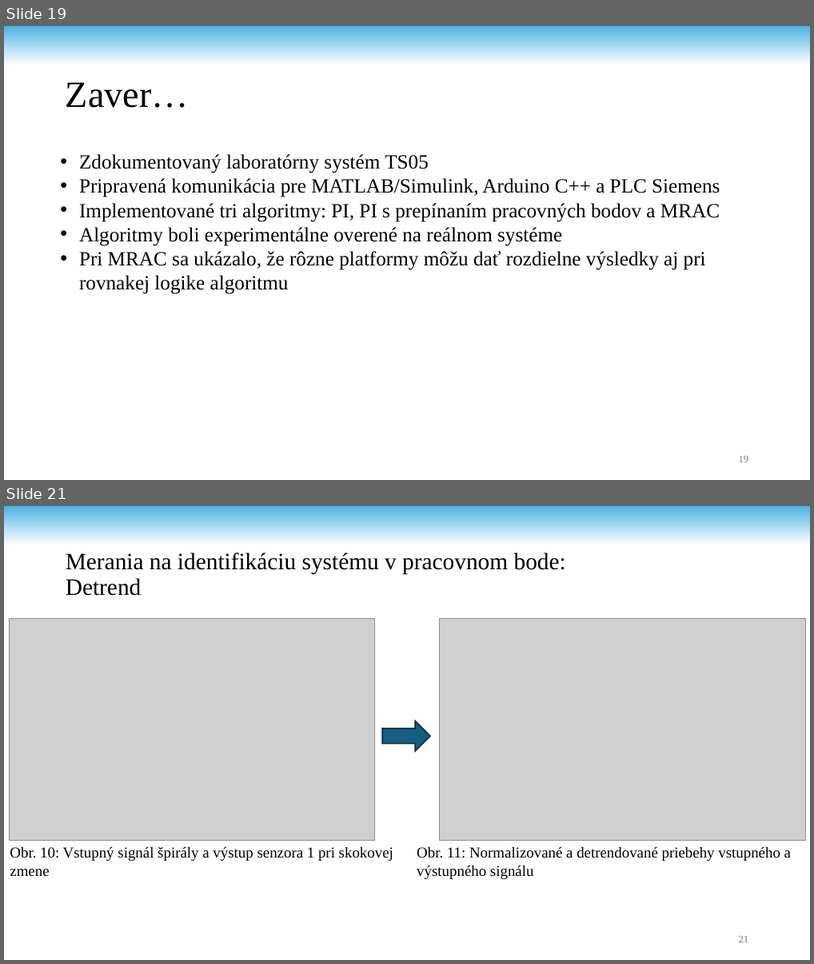
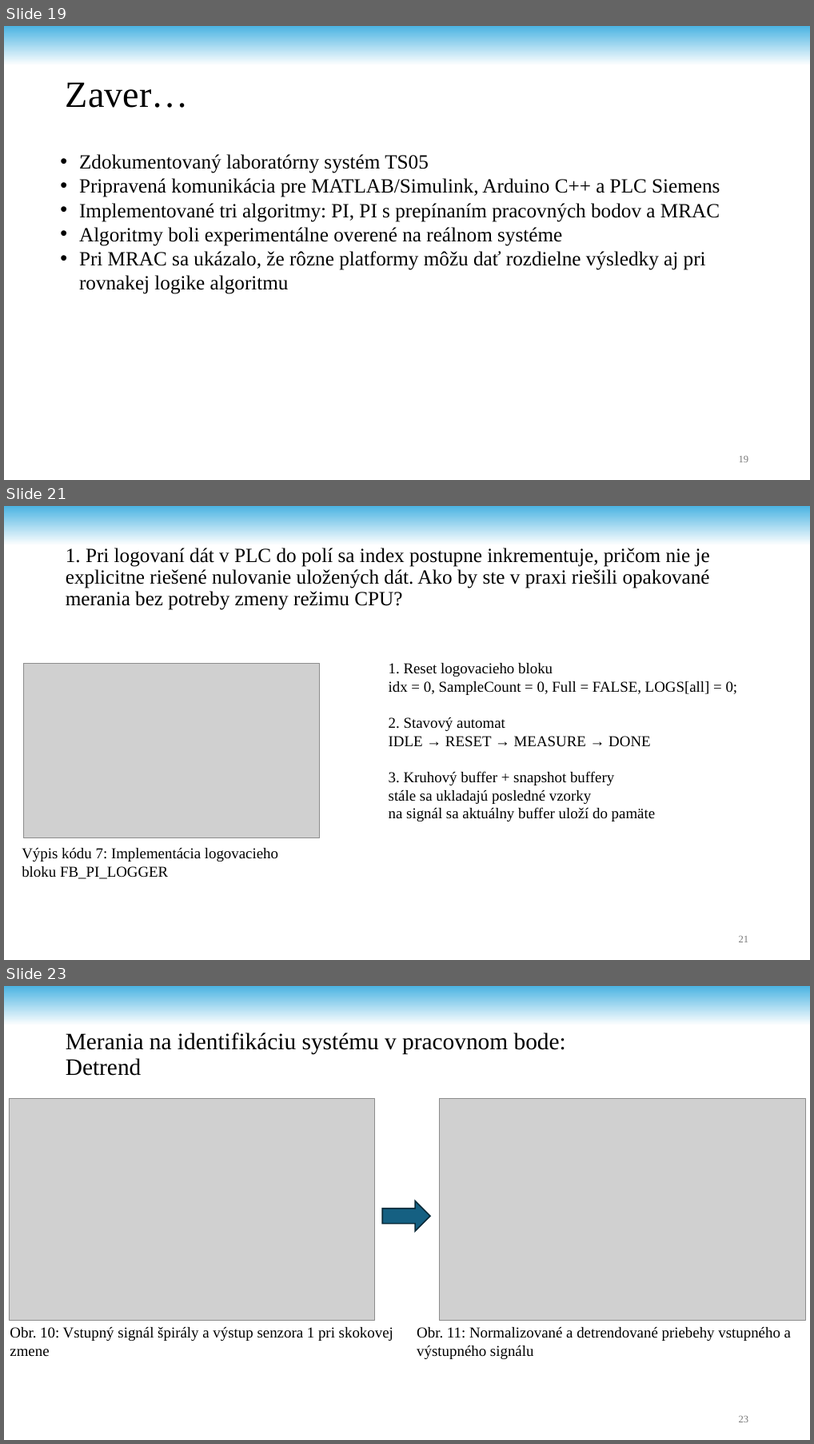
Before and after one commit to andrii-stoliar/DP-Stoliar, a slide deck: Prez/Prez.pptx. Shown one above the other, each under a label of ours: slides 19 and 21 before the commit, slides 19, 21 and 23 after it; the slides between them are not shown. The pictures are 814x964 and 814x1444 pixels, drawn with LibreOffice and Linux fonts; fonts in the diff are those of the drawing; grey boxes stand for pictures; background and template pictures are left out. Boxes give left, top, right and bottom in pixels: in the first picture for what was removed or moved away, otherwise in the second. Text is boxed around its words. In the diff, an @@ line names an element or a change of style, - is before the commit and + after.

```diff
--- a/Prez/Prez.pptx
+++ b/Prez/Prez.pptx
@@ slide 21 added at (x1=4, y1=506, x2=810, y2=960), background #FFFFFF; not listed: 1 template element that a slide beside it also shows @@
@@ title added at (x1=66, y1=548, x2=710, y2=610), 24 pt, text #000000 @@
+1. Pri logovaní dát v PLC do polí sa index postupne inkrementuje, pričom nie je explicitne riešené nulovanie uložených dát. Ako by ste v praxi riešili opakované merania bez potreby zmeny režimu CPU?
@@ picture added at (x1=23, y1=664, x2=319, y2=838) @@
@@ text added at (x1=389, y1=663, x2=738, y2=821), 18 pt, text #000000 @@
+1. Reset logovacieho bloku
+idx = 0, SampleCount = 0, Full = FALSE, LOGS[all] = 0;
+2. Stavový automat
+IDLE → RESET → MEASURE → DONE
+3. Kruhový buffer + snapshot buffery
+stále sa ukladajú posledné vzorky
+na signál sa aktuálny buffer uloží do pamäte
@@ text added at (x1=22, y1=848, x2=278, y2=879), 18 pt, text #000000 @@
+Výpis kódu 7: Implementácia logovacieho bloku FB_PI_LOGGER
@@ page number added at (x1=739, y1=935, x2=750, y2=942), 12 pt, text #797979 @@
+21
@@ what was slide 21 is now slide 23 @@
@@ page number at (x1=739, y1=1415, x2=750, y2=1422): text changed @@
-21
+23
```
Also in this commit, not shown: 5 slides changed, 1 other slide added, 2 other files.
